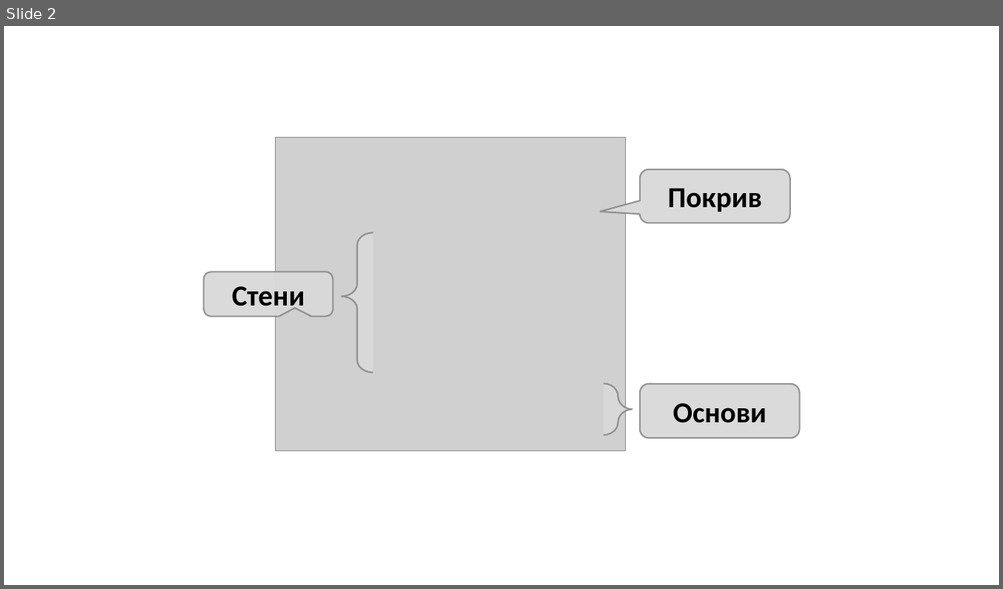
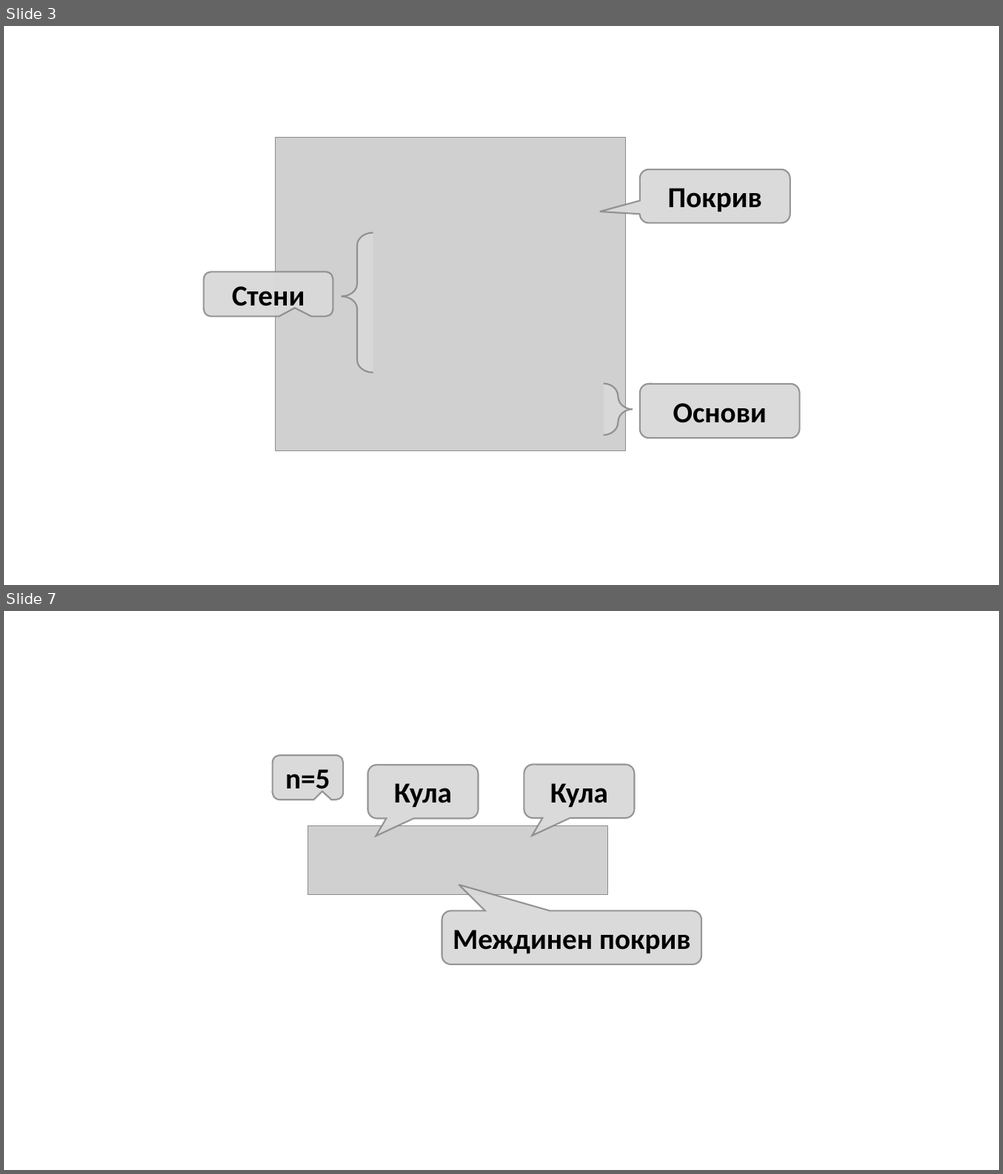
Before and after one commit to SoftUni/Programming-Basics-Book-CSharp-BG, a slide deck: assets/chapter-6-images/chapter-6-images.pptx. Shown one above the other, each under a label of ours: slide 2 before the commit, slides 3 and 7 after it; the slides between them are not shown. The pictures are 1003x589 and 1003x1174 pixels, drawn with LibreOffice and Linux fonts; fonts in the diff are those of the drawing; grey boxes stand for pictures. Boxes give left, top, right and bottom in pixels: in the first picture for what was removed or moved away, otherwise in the second. Text is boxed around its words. In the diff, an @@ line names an element or a change of style, - is before the commit and + after.

```diff
--- a/assets/chapter-6-images/chapter-6-images.pptx
+++ b/assets/chapter-6-images/chapter-6-images.pptx
@@ slide 7 added at (4, 611, 999, 1170), background #FFFFFF @@
@@ rounded speech box added at (273, 755, 344, 800), fill #D9D9D9 at 95% opacity, outline #808080 1.5 pt, 28 pt, text #000000, bold @@
+n=5
@@ rounded speech box added at (368, 765, 478, 818), fill #D9D9D9 at 95% opacity, outline #808080 1.5 pt, 28 pt, text #000000, bold @@
+Кула
@@ rounded speech box added at (524, 765, 634, 818), fill #D9D9D9 at 95% opacity, outline #808080 1.5 pt, 28 pt, text #000000, bold @@
+Кула
@@ picture added at (307, 826, 608, 895) @@
@@ rounded speech box added at (442, 911, 702, 965), fill #D9D9D9 at 95% opacity, outline #808080 1.5 pt, 28 pt, text #000000, bold @@
+Междинен покрив
@@ what was slide 2 is now slide 3 @@
```
Also in this commit, not shown: 4 other slides added, 4 other files.
